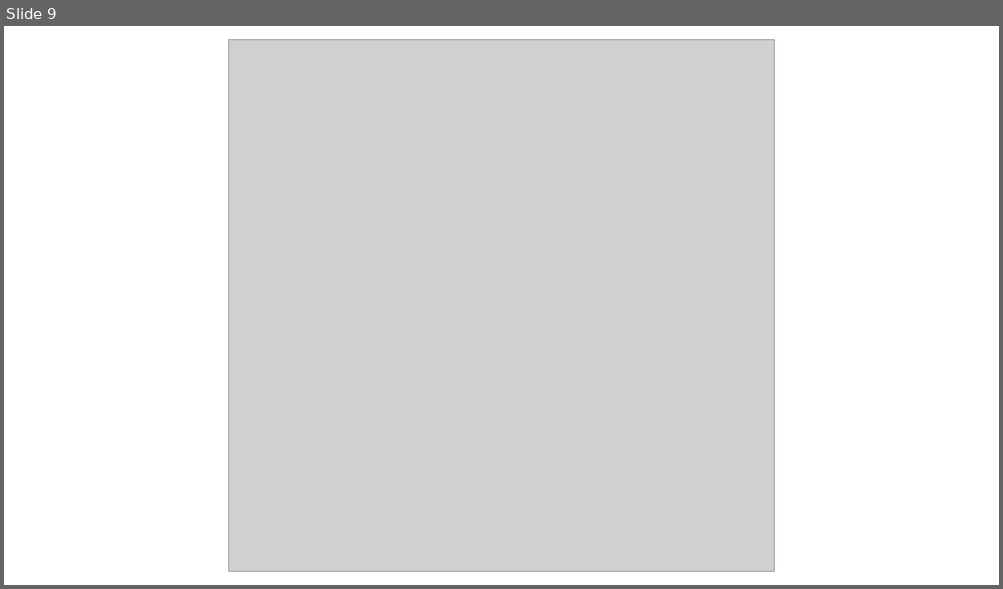
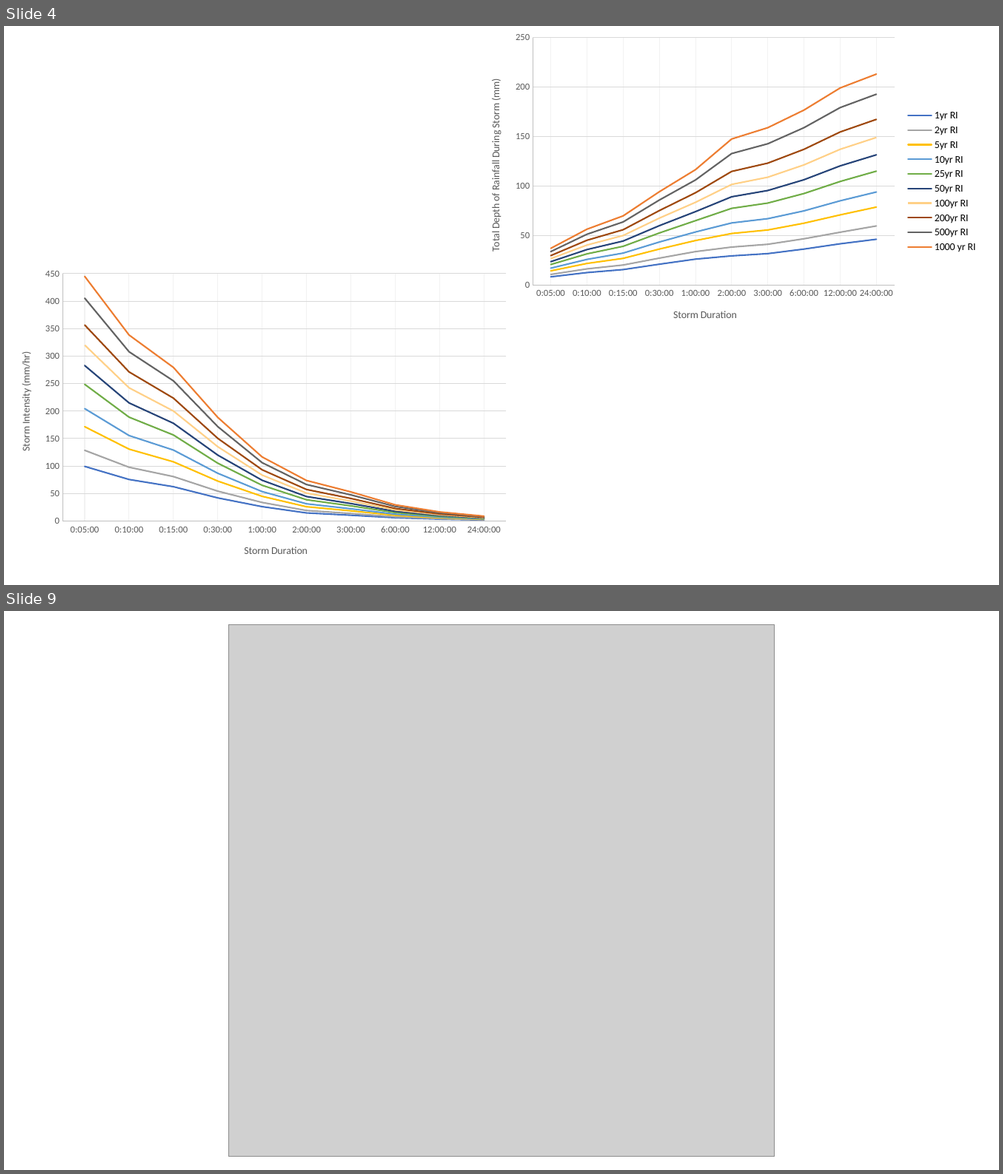
Before and after one commit to sanderson1618/flood-project, a slide deck: presentations/fig_present.pptx. Shown one above the other, each under a label of ours: slide 9 before the commit, slides 4 and 9 after it; the slides between them are not shown. The pictures are 1003x589 and 1003x1174 pixels, drawn with LibreOffice and Linux fonts; fonts in the diff are those of the drawing; grey boxes stand for pictures. Boxes give left, top, right and bottom in pixels: in the first picture for what was removed or moved away, otherwise in the second. Text is boxed around its words. In the diff, an @@ line names an element or a change of style, - is before the commit and + after.

```diff
--- a/presentations/fig_present.pptx
+++ b/presentations/fig_present.pptx
@@ slide 4 added at box(4, 26, 999, 585), background #FFFFFF @@
@@ line chart added at box(472, 26, 985, 337) @@
+categories: 3.472222222222222E-3, 6.9444444444444441E-3, 1.0416666666666666E-2, 2.0833333333333332E-2, 4.1666666666666664E-2, 8.3333333333333329E-2, 0.125, 0.25, 0.5, 1
+1yr RI: 8, 13, 16, 21, 26, 29, 32, 36, 42, 46
+2yr RI: 11, 16, 20, 27, 34, 38, 41, 47, 53, 60
+5yr RI: 14, 22, 27, 36, 45, 52, 56, 62, 71, 79
+10yr RI: 17, 26, 32, 43, 54, 63, 67, 75, 85, 94
+25yr RI: 21, 31, 39, 53, 65, 77, 83, 92, 105, 115
+50yr RI: 24, 36, 44, 60, 74, 89, 96, 106, 120, 132
+100yr RI: 27, 40, 50, 68, 84, 102, 109, 121, 137, 149
+200yr RI: 30, 45, 56, 75, 93, 115, 123, 137, 155, 167
+500yr RI: 34, 51, 64, 86, 106, 133, 143, 159, 179, 193
+1000 yr RI: 37, 56, 70, 94, 117, 148, 159, 177, 199, 213
@@ line chart added at box(4, 263, 517, 574) @@
+categories: 3.472222222222222E-3, 6.9444444444444441E-3, 1.0416666666666666E-2, 2.0833333333333332E-2, 4.1666666666666664E-2, 8.3333333333333329E-2, 0.125, 0.25, 0.5, 1
+Series 1: 100, 80, 60, 40, 30, 10, 10, 10, 0, 0
+Series 2: 130, 100, 80, 50, 30, 20, 10, 10, 0, 0
+Series 3: 170, 130, 110, 70, 40, 30, 20, 10, 10, 0
+Series 4: 200, 160, 130, 90, 50, 30, 20, 10, 10, 0
+Series 5: 250, 190, 160, 110, 70, 40, 30, 20, 10, 0
+Series 6: 280, 210, 180, 120, 70, 40, 30, 20, 10, 10
+Series 7: 320, 240, 200, 140, 80, 50, 40, 20, 10, 10
+Series 8: 360, 270, 220, 150, 90, 60, 40, 20, 10, 10
+Series 9: 410, 310, 260, 170, 110, 70, 50, 30, 10, 10
+Series 10: 450, 340, 280, 190, 120, 70, 50, 30, 20, 10
```
Also in this commit, not shown: 1 slide removed, 7 other files.
